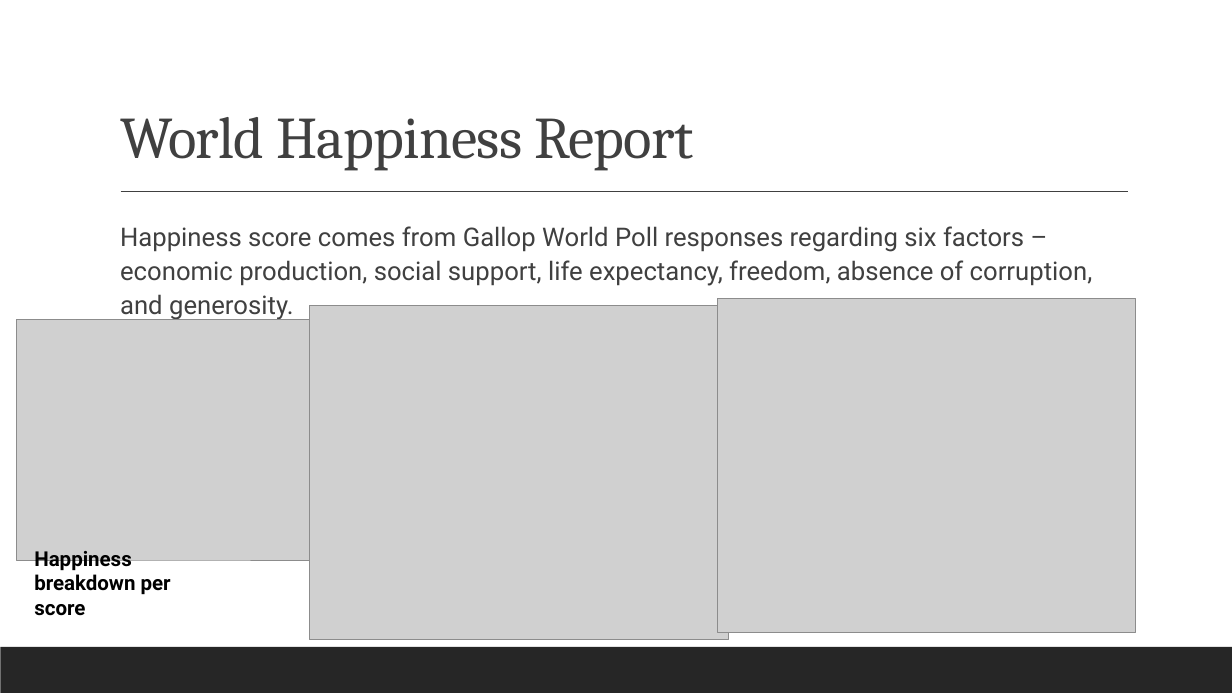
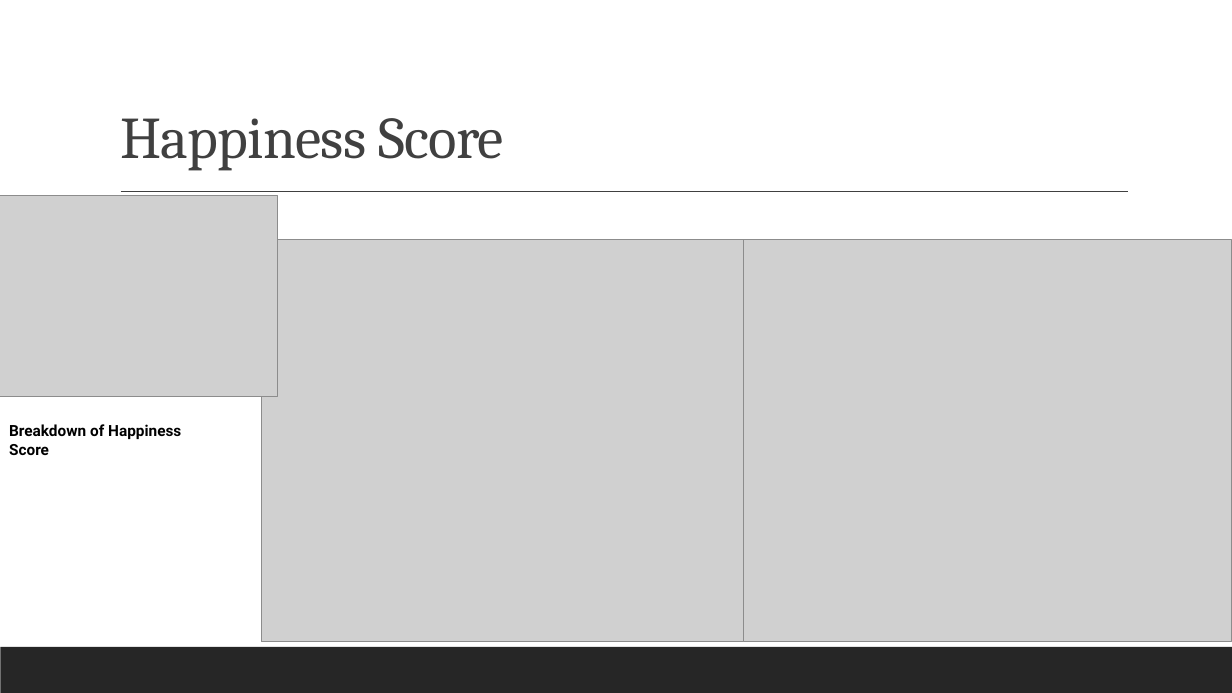
Before and after one commit to reginesgit/Factors-Contributing-to-a-Countrys-Happiness, a slide deck: slide 10 of Anaconda_Results_Presentation.pptx (slide 9 before the commit). Drawn at 1232x693 pixels with LibreOffice and Linux fonts; fonts in the diff are those of the drawing; grey boxes stand for pictures. Boxes give left, top, right and bottom in pixels: in the first picture for what was removed or moved away, otherwise in the second. Text is boxed around its words. In the diff, an @@ line names an element or a change of style, - is before the commit and + after.

```diff
--- a/Anaconda_Results_Presentation.pptx
+++ b/Anaconda_Results_Presentation.pptx
@@ title at box(120, 118, 504, 171): text changed @@
-World Happiness Report
+Happiness Score
@@ picture added at box(0, 196, 278, 396) @@
@@ text removed at box(120, 226, 1093, 320) @@
-  Happiness score comes from Gallop World Poll responses regarding six factors – economic production, social support, life expectancy, freedom, absence of corruption, and generosity.
@@ picture: place and size @@
-picture at box(310, 305, 729, 640)
+picture at box(262, 239, 761, 641)
@@ picture: place and size @@
-picture at box(718, 299, 1136, 633)
+picture at box(743, 239, 1232, 641)
@@ picture removed at box(17, 320, 330, 560) @@
@@ text at box(9, 424, 181, 455): text changed; size 16 to 12 pt @@
-Happiness breakdown per score
+Breakdown of Happiness Score
```
Also in this commit, not shown: 3 other slides changed, 1 slide added, 2 other files.
